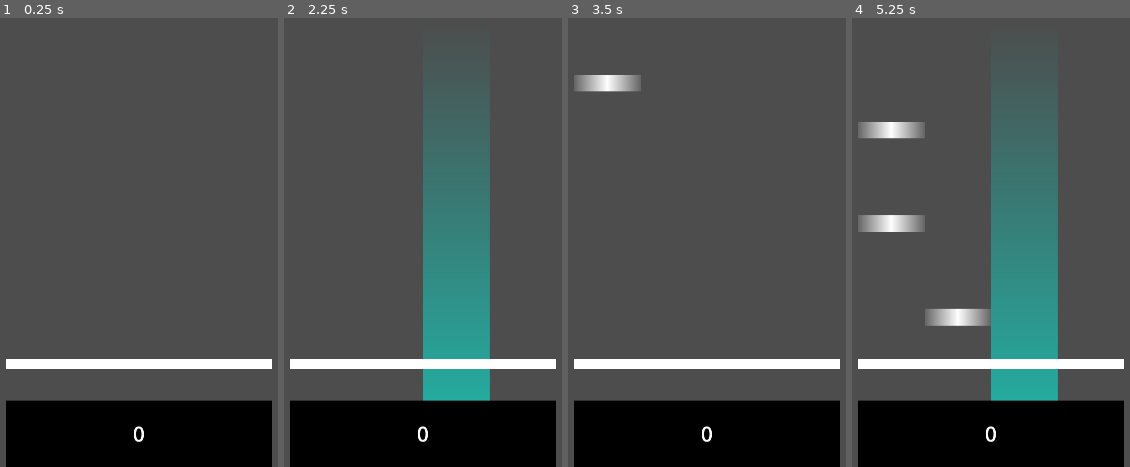
Above: before the commit, frames 1-4 (left to right).
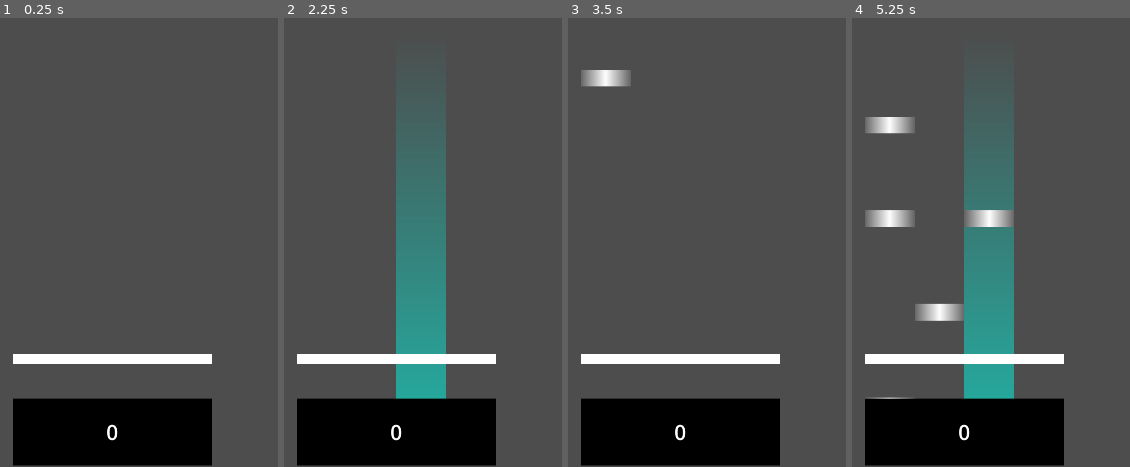
Above: after the commit, the same moments.

Repository: CYAN4S/rhyaction-lume
Game: Godot game, scene res://scenes/main.tscn
Same seed, same stepped clock (60 frames per second), same inputs: the game is played once before the commit and once after it.
Inputs:
- Up to frame 1 (0.25 s): no input
- Up to frame 2 (2.25 s): tap Enter at 0.5, 2 s; hold D (gameplay_4b_0) 0.53-1.28 s; tap Space at 1.25 s; tap F (gameplay_4b_1) at 1.35 s; hold J (gameplay_4b_2) from 2.03 s (still down)
- Up to frame 3 (3.5 s): tap Space at 2.75 s; release J (gameplay_4b_2) at 2.78 s; tap K (gameplay_4b_3) at 2.85 s
- Up to frame 4 (5.25 s): hold D (gameplay_4b_0) 3.53-4.28 s; tap F (gameplay_4b_1) at 4.35 s; hold J (gameplay_4b_2) from 5.03 s (still down)

The runs differ from the first frame. In frame 1, 6.7% of the frame differs, in the area x 2-98%, y 74-100%; in frame 2, 21%; in frame 3, 7.5%; in frame 4, 24%, in the area x 2-98%, y 22-100%.

Commit message:
Just keep practicing

Diff:
--- a/project.godot
+++ b/project.godot
@@ -29,7 +29,7 @@
 
 [editor_plugins]
 
-enabled=PackedStringArray("res://addons/lume_editor/plugin.cfg")
+enabled=PackedStringArray()
 
 [input]
 
--- a/scenes/main.tscn
+++ b/scenes/main.tscn
@@ -1,16 +1,17 @@
-[gd_scene load_steps=12 format=3 uid="uid://lmnoet2inf7q"]
+[gd_scene load_steps=13 format=3 uid="uid://lmnoet2inf7q"]
 
 [ext_resource type="Script" path="res://scripts/game_manager.gd" id="1_7hwx3"]
 [ext_resource type="Resource" uid="uid://dsqf6i5gjtrf6" path="res://example_chart.tres" id="2_wiqqc"]
 [ext_resource type="Script" path="res://scripts/input_manager.gd" id="3_xjvu4"]
 [ext_resource type="Script" path="res://scripts/beam.gd" id="4_u1yry"]
+[ext_resource type="Script" path="res://scripts/debug/ScoreDebug.gd" id="5_qox3b"]
 
 [sub_resource type="Gradient" id="Gradient_nlwsd"]
 colors = PackedColorArray(0, 1, 0.917647, 0, 0, 1, 0.917647, 0.588235)
 
 [sub_resource type="GradientTexture2D" id="GradientTexture2D_cxoby"]
 gradient = SubResource("Gradient_nlwsd")
-width = 160
+width = 120
 height = 1024
 fill_to = Vector2(0, 1)
 
@@ -19,7 +20,7 @@
 
 [sub_resource type="GradientTexture2D" id="GradientTexture2D_w1mac"]
 gradient = SubResource("Gradient_vnqh7")
-width = 640
+width = 480
 height = 24
 
 [sub_resource type="Gradient" id="Gradient_j4q8h"]
@@ -27,7 +28,7 @@
 
 [sub_resource type="GradientTexture2D" id="GradientTexture2D_rsfws"]
 gradient = SubResource("Gradient_j4q8h")
-width = 640
+width = 480
 height = 160
 
 [sub_resource type="LabelSettings" id="LabelSettings_gvxrt"]
@@ -44,42 +45,41 @@
 script = ExtResource("3_xjvu4")
 
 [node name="Camera2D" type="Camera2D" parent="."]
-anchor_mode = 0
 
 [node name="Gear" type="Node2D" parent="."]
 
 [node name="Beam (0)" type="Sprite2D" parent="Gear"]
-position = Vector2(784, 512)
+position = Vector2(-180, 2.08165e-12)
 texture = SubResource("GradientTexture2D_cxoby")
 script = ExtResource("4_u1yry")
 
 [node name="Beam (1)" type="Sprite2D" parent="Gear"]
-position = Vector2(944, 512)
+position = Vector2(-60, 2.08165e-12)
 texture = SubResource("GradientTexture2D_cxoby")
 script = ExtResource("4_u1yry")
 line = 1
 
 [node name="Beam (2)" type="Sprite2D" parent="Gear"]
-position = Vector2(1104, 512)
+position = Vector2(60, 2.08165e-12)
 texture = SubResource("GradientTexture2D_cxoby")
 script = ExtResource("4_u1yry")
 line = 2
 
 [node name="Beam (3)" type="Sprite2D" parent="Gear"]
-position = Vector2(1264, 512)
+position = Vector2(180, 2.08165e-12)
 texture = SubResource("GradientTexture2D_cxoby")
 script = ExtResource("4_u1yry")
 line = 3
 
 [node name="Judgement" type="Node2D" parent="Gear"]
-position = Vector2(784, 832)
+position = Vector2(0, 280)
 
 [node name="JudgeLine" type="Sprite2D" parent="Gear"]
-position = Vector2(1024, 832)
+position = Vector2(2.08165e-12, 280)
 texture = SubResource("GradientTexture2D_w1mac")
 
 [node name="Sprite2D2" type="Sprite2D" parent="Gear"]
-position = Vector2(1024, 1000)
+position = Vector2(0, 456)
 texture = SubResource("GradientTexture2D_rsfws")
 
 [node name="Control" type="Control" parent="Gear/Sprite2D2"]
@@ -87,14 +87,13 @@
 anchors_preset = 15
 anchor_right = 1.0
 anchor_bottom = 1.0
-offset_left = -320.0
-offset_top = -80.0
-offset_right = -320.0
-offset_bottom = -80.0
+offset_right = -480.0
+offset_bottom = -160.0
 grow_horizontal = 2
 grow_vertical = 2
+metadata/_edit_use_anchors_ = true
 
-[node name="Score" type="Label" parent="Gear/Sprite2D2/Control"]
+[node name="ScoreDebug" type="Label" parent="Gear/Sprite2D2/Control"]
 layout_mode = 1
 anchors_preset = 8
 anchor_left = 0.5
@@ -111,6 +110,9 @@
 label_settings = SubResource("LabelSettings_gvxrt")
 horizontal_alignment = 1
 vertical_alignment = 1
+script = ExtResource("5_qox3b")
+metadata/_edit_use_anchors_ = true
 
+[connection signal="score_changed" from="GameManager" to="Gear/Sprite2D2/Control/ScoreDebug" method="_on_game_manager_score_changed"]
 [connection signal="gameplay_key_pressed" from="InputManager" to="GameManager" method="_on_key_pressed"]
 [connection signal="gameplay_key_released" from="InputManager" to="GameManager" method="_on_key_released"]
--- a/scenes/note.tscn
+++ b/scenes/note.tscn
@@ -8,7 +8,7 @@
 
 [sub_resource type="GradientTexture2D" id="GradientTexture2D_1xmhd"]
 gradient = SubResource("Gradient_e1ru3")
-width = 160
+width = 120
 height = 40
 
 [node name="Note" type="Sprite2D"]
--- /dev/null
+++ b/scripts/debug/ScoreDebug.gd
@@ -0,0 +1,17 @@
+extends Label
+
+
+# Called when the node enters the scene tree for the first time.
+func _ready() -> void:
+	pass # Replace with function body.
+
+
+# Called every frame. 'delta' is the elapsed time since the previous frame.
+func _process(delta: float) -> void:
+	pass
+
+
+
+func _on_game_manager_score_changed(score: int) -> void:
+	text = str(score)
+	pass # Replace with function body.
--- a/scripts/game_manager.gd
+++ b/scripts/game_manager.gd
@@ -4,6 +4,16 @@
 
 @export var chart: Chart
 @export var note_parent: Node2D
+
+@export var score: int:
+	set(value):
+		score = value
+		score_changed.emit(value)
+
+signal score_changed(score: int)
+signal combo_added(combo: int)
+signal combo_breaked()
+
 
 # Type this when nested types are supported
 var note_container: Array[Array] # Array[Array[Note]]
@@ -46,16 +56,19 @@
 
 	var target: Note = note_container[key][0]
 	var delta: float = target.time - Global.get_time()
+	print(delta)
 
-	if (delta >= 1.0):
+	if (delta >= 0.2):
 		print("Ignored")
 		return
-
-	if (delta >= 0.3):
+	if (delta >= 0.04):
+		score += 10
 		print("RUSH")
-	elif (delta >= -0.3):
+	elif (delta >= -0.04):
+		score += 50
 		print("GOOD")
-	elif (delta >= -1.0):
+	elif (delta >= -0.2):
+		score += 10
 		print("DRAG")
 	else:
 		print("MISS")
--- a/scripts/note.gd
+++ b/scripts/note.gd
@@ -6,7 +6,7 @@
 
 
 func _ready() -> void:
-	position.x = line * 160
+	position.x = line * 120 - 180
 
 
 func _process(delta: float) -> void:
